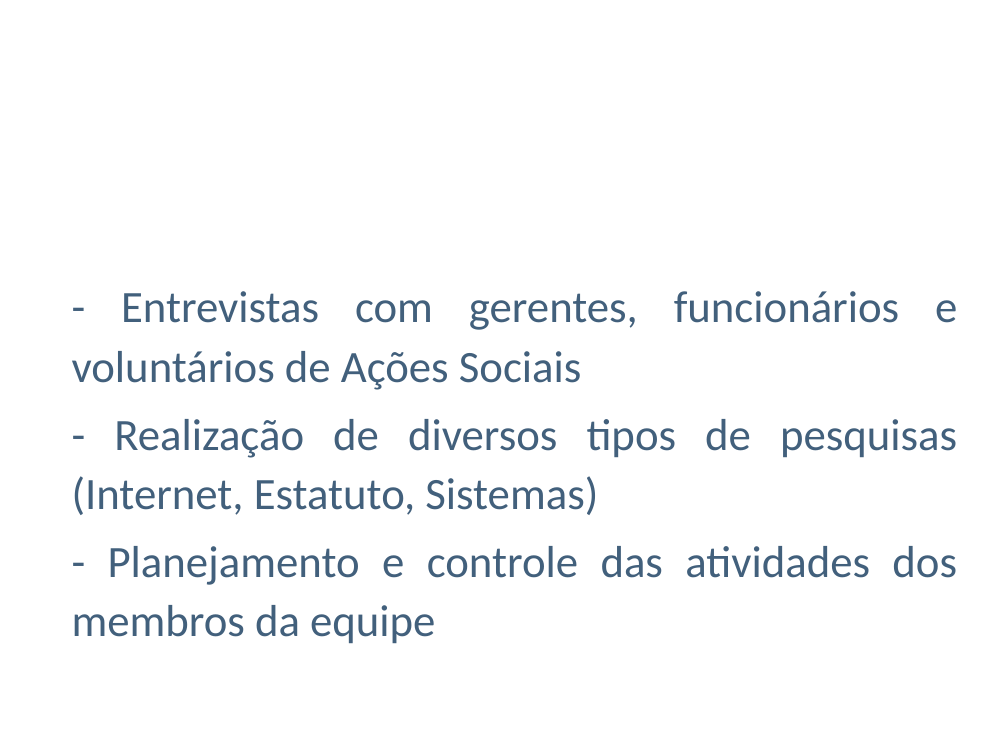
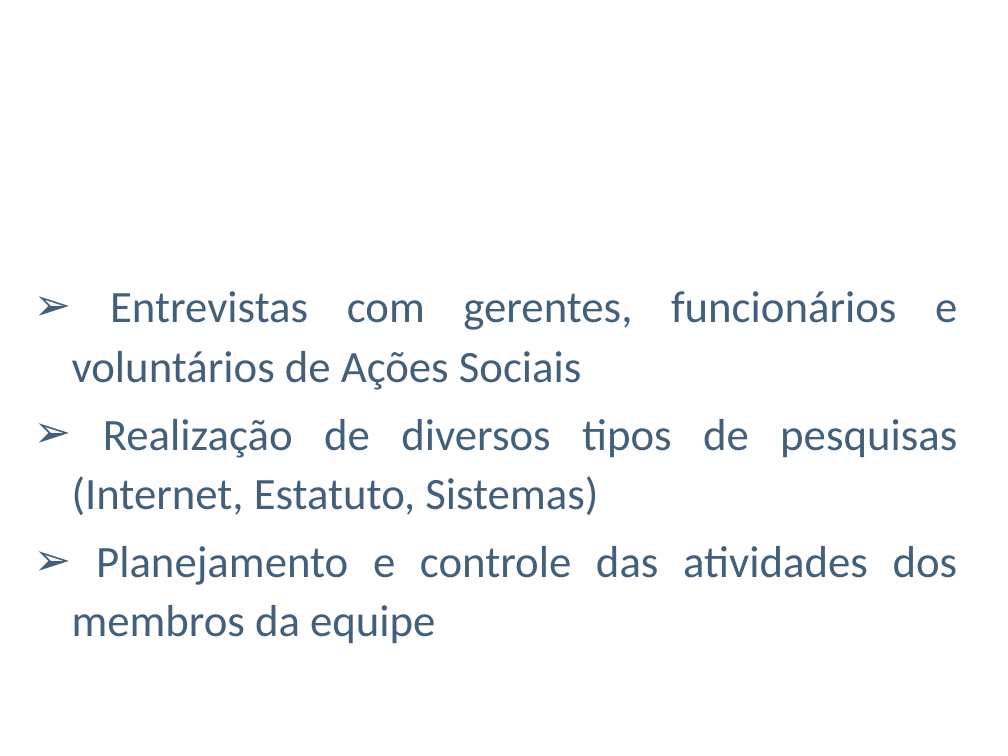
Before and after one commit to ViniciusConsultor/sistema-gestao-social, a slide deck: slide 5 of 6- Gerencia de Projetos/6.5 - Apresentacoes/SGS – SISTEMA DE GESTÃO SOCIAL (03-12).pptx. Drawn at 1008x756 pixels with LibreOffice and Linux fonts; fonts in the diff are those of the drawing; background and template pictures are left out. Boxes give left, top, right and bottom in pixels: in the first picture for what was removed or moved away, otherwise in the second. Text is boxed around its words. In the diff, an @@ line names an element or a change of style, - is before the commit and + after.

```diff
--- a/6- Gerencia de Projetos/6.5 - Apresentacoes/SGS – SISTEMA DE GESTÃO SOCIAL (03-12).pptx
+++ b/6- Gerencia de Projetos/6.5 - Apresentacoes/SGS – SISTEMA DE GESTÃO SOCIAL (03-12).pptx
@@ text at box(72, 291, 958, 644): text changed @@
-- Entrevistas com gerentes, funcionários e voluntários de Ações Sociais
-- Realização de diversos tipos de pesquisas (Internet, Estatuto, Sistemas)
-- Planejamento e controle das atividades dos membros da equipe
+➢ Entrevistas com gerentes, funcionários e voluntários de Ações Sociais
+➢ Realização de diversos tipos de pesquisas (Internet, Estatuto, Sistemas)
+➢ Planejamento e controle das atividades dos membros da equipe
```
Also in this commit, not shown: 3 other slides changed, 6 other files.
